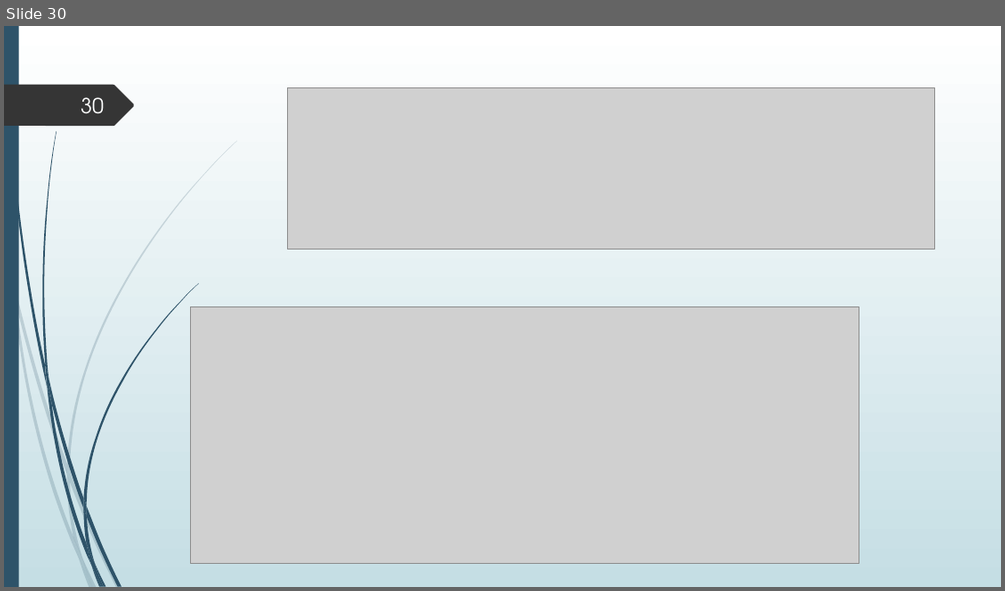
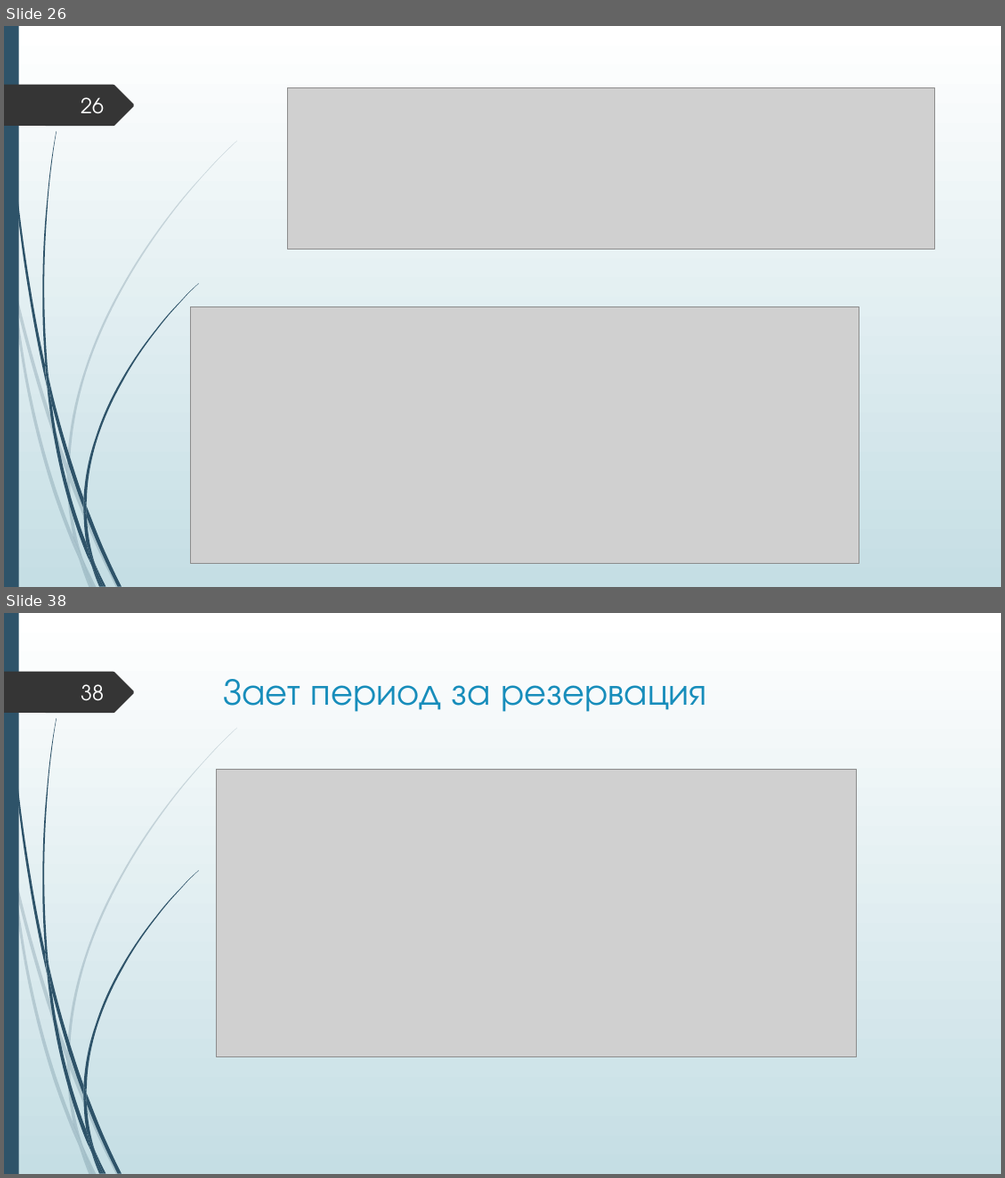
Before and after one commit to Izabel96/PlayingFieldReservations, a slide deck: Дипломна защита.pptx. Shown one above the other, each under a label of ours: slide 30 before the commit, slides 26 and 38 after it; the slides between them are not shown. The pictures are 1005x591 and 1005x1178 pixels, drawn with LibreOffice and Linux fonts; fonts in the diff are those of the drawing; grey boxes stand for pictures. Boxes give left, top, right and bottom in pixels: in the first picture for what was removed or moved away, otherwise in the second. Text is boxed around its words. In the diff, an @@ line names an element or a change of style, - is before the commit and + after.

```diff
--- a/Дипломна защита.pptx
+++ b/Дипломна защита.pptx
@@ slide 38 added at [4, 613, 1001, 1174], background gradient #FFFFFF to #C5DEE5; not listed: 24 template elements that a slide beside it also shows @@
@@ page number added at [81, 684, 104, 701], 20 pt, text #FEFFFF @@
+38
@@ title added at [224, 679, 707, 712], 36 pt, text #178DBB @@
+Зает период за резервация
@@ picture added at [217, 769, 858, 1056] @@
@@ what was slide 30 is now slide 26 @@
@@ page number at [81, 97, 104, 114]: text changed @@
-30
+26
```
Also in this commit, not shown: 7 slides changed, 13 other slides added, 4 slides removed.
